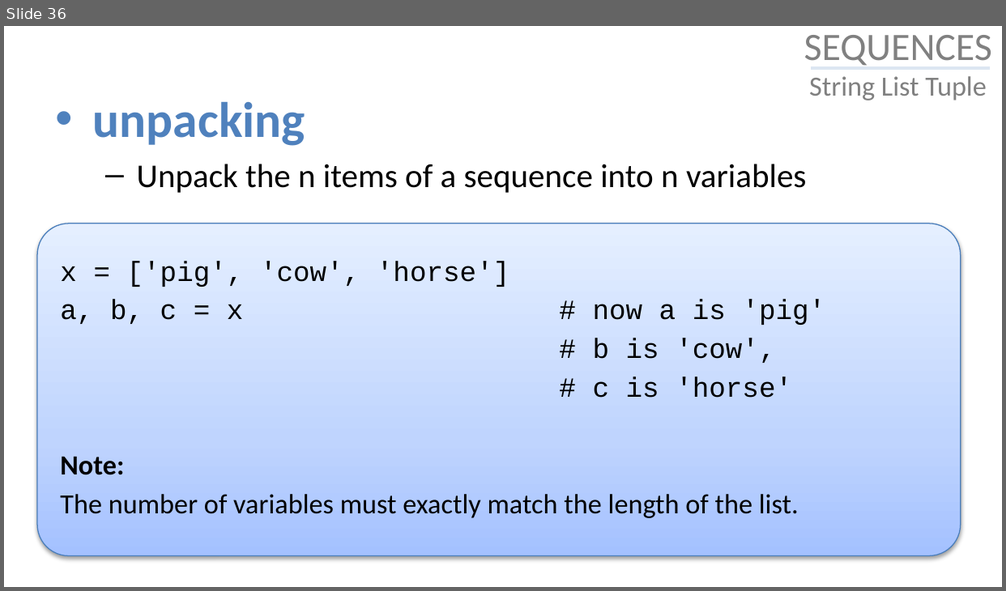
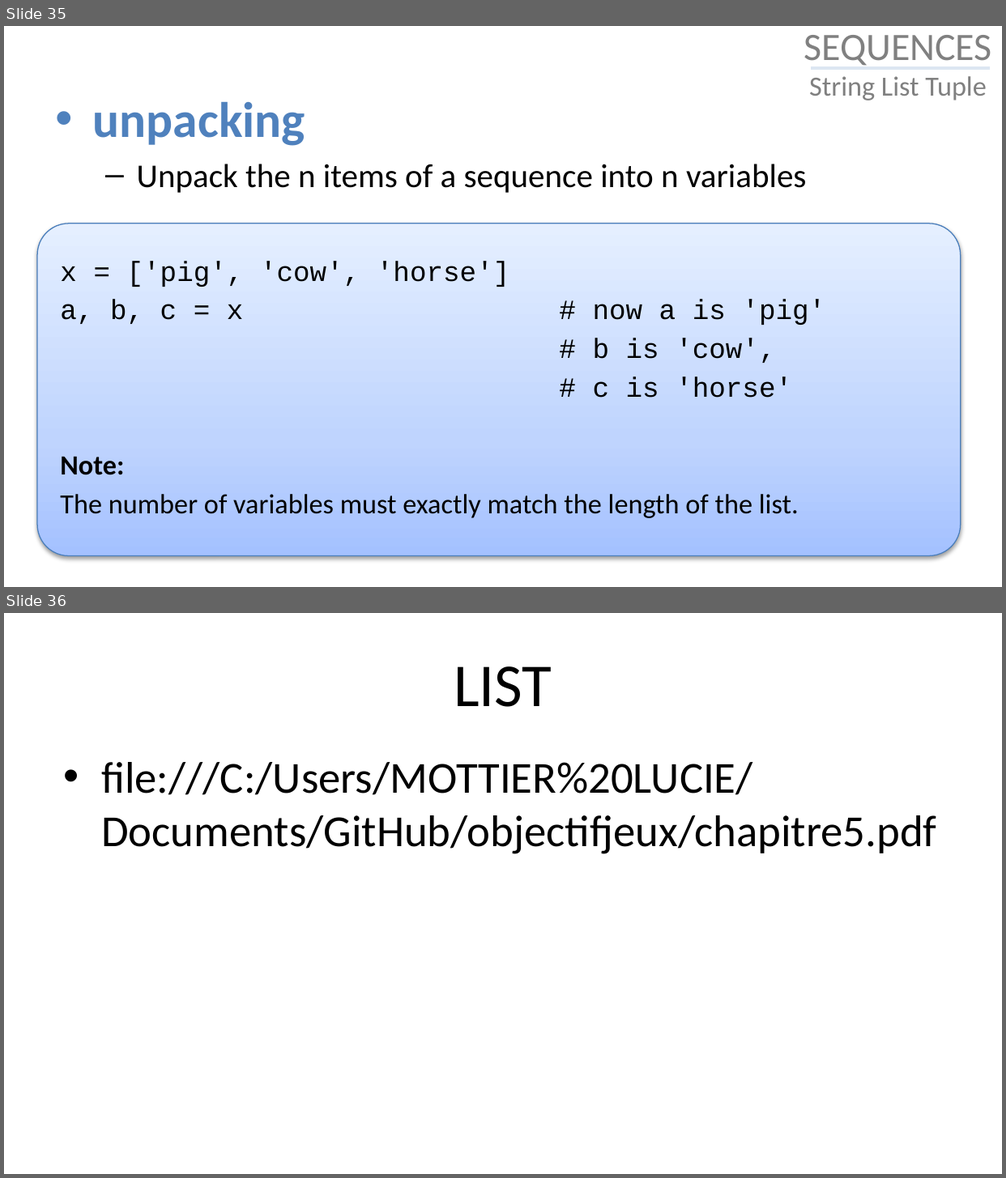
Before and after one commit to julienPalleau/Udemy, a slide deck: PythonParLaPratique 101 exercices/Python in 90 minutes [Enregistrement automatique].pptx. Shown one above the other, each under a label of ours: slide 36 before the commit, slides 35 and 36 after it. The pictures are 1006x591 and 1006x1178 pixels, drawn with LibreOffice and Linux fonts; fonts in the diff are those of the drawing. Boxes give left, top, right and bottom in pixels: in the first picture for what was removed or moved away, otherwise in the second. Text is boxed around its words. In the diff, an @@ line names an element or a change of style, - is before the commit and + after.

Commit message:
added list dictionaries and set

```diff
--- a/PythonParLaPratique 101 exercices/Python in 90 minutes [Enregistrement automatique].pptx
+++ b/PythonParLaPratique 101 exercices/Python in 90 minutes [Enregistrement automatique].pptx
@@ slide 36 added at (x1=4, y1=613, x2=1002, y2=1174), background #FFFFFF @@
@@ title added at (x1=454, y1=666, x2=552, y2=707), 44 pt, text #000000 @@
+LIST
@@ text added at (x1=101, y1=762, x2=936, y2=854), 32 pt, text #000000 @@
+• file:///C:/Users/MOTTIER%20LUCIE/Documents/GitHub/objectifjeux/chapitre5.pdf
@@ what was slide 36 is now slide 35 @@
```
Also in this commit, not shown: 2 slides changed, 6 other slides added, 1 slide removed.
